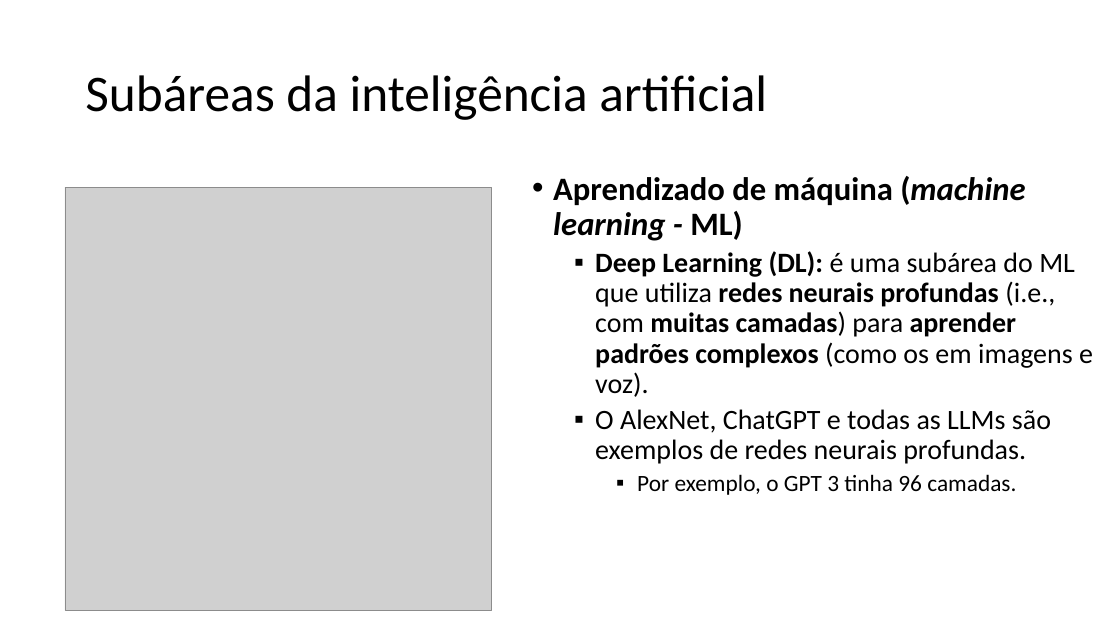
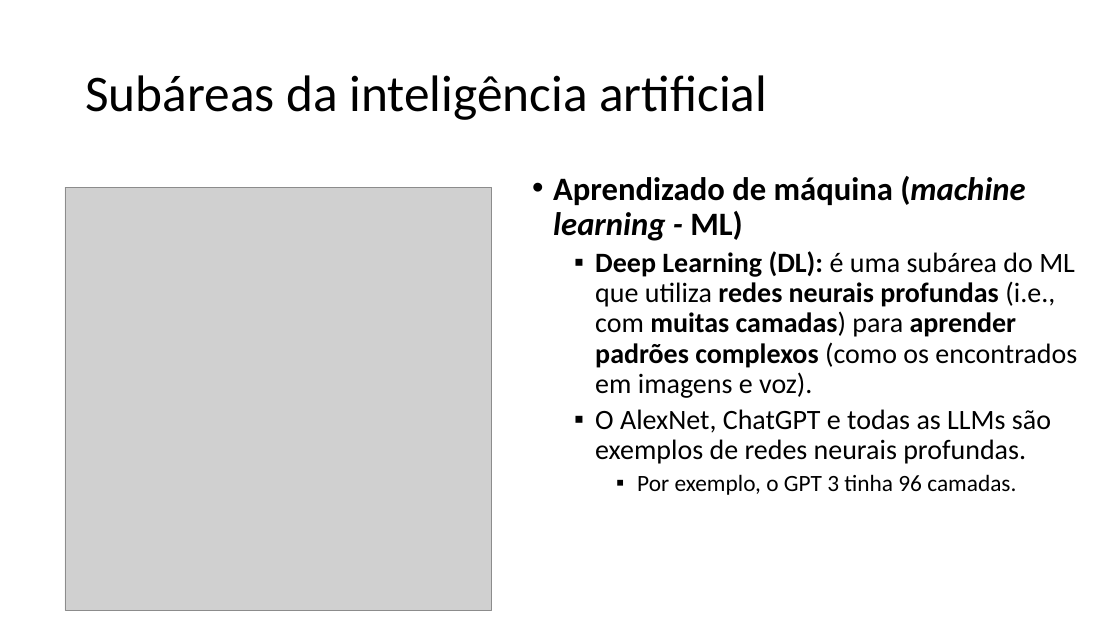
Before and after one commit to zz4fap/c24_inteligencia_artificial, a slide deck: slide 48 of slides/C24_Introdução.pptx. Drawn at 1120x630 pixels with LibreOffice and Linux fonts; fonts in the diff are those of the drawing; grey boxes stand for pictures. Boxes give left, top, right and bottom in pixels: in the first picture for what was removed or moved away, otherwise in the second. Text is boxed around its words. In the diff, an @@ line names an element or a change of style, - is before the commit and + after.

```diff
--- a/slides/C24_Introdução.pptx
+++ b/slides/C24_Introdução.pptx
@@ text at [595, 251, 1077, 398]: text changed @@
-  ▪ Deep Learning (DL): é uma subárea do ML que utiliza redes neurais profundas (i.e., com muitas camadas) para aprender padrões complexos (como os em imagens e voz).
+  ▪ Deep Learning (DL): é uma subárea do ML que utiliza redes neurais profundas (i.e., com muitas camadas) para aprender padrões complexos (como os encontrados em imagens e voz).
```
Also in this commit, not shown: 24 other slides changed, 1 other file.
